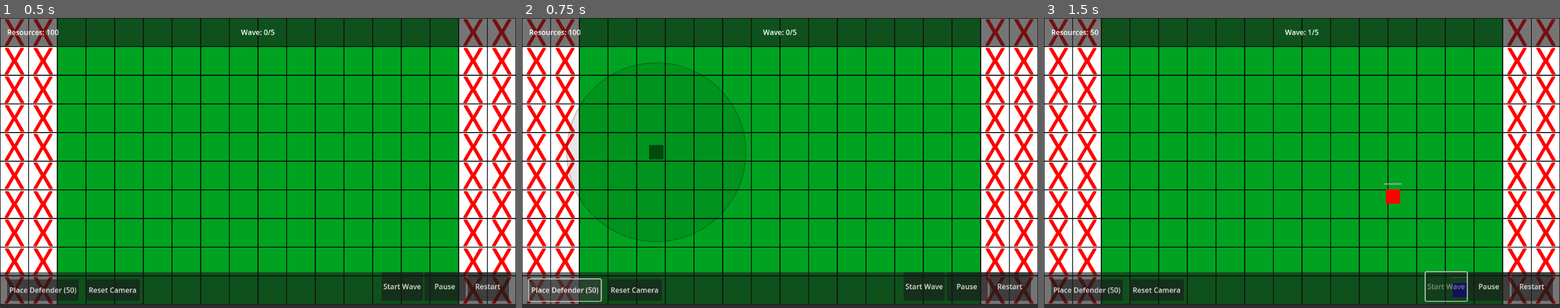
Above: before the commit, frames 1-3 (left to right).
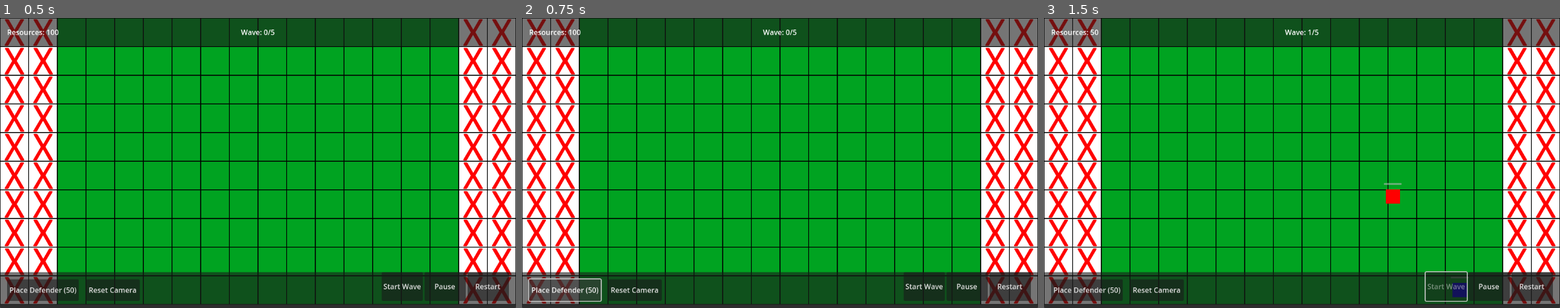
Above: after the commit, the same moments.

Repository: BerkZerker/Skyland-Defenders
Game: Godot game, scene res://scenes/game.tscn
Two runs of this game, one before a commit and one after it. Both use one fixed random seed, a clock stepped at 60 frames per second and the inputs below.
Inputs:
- Up to frame 1 (0.5 s): no input
- Up to frame 2 (0.75 s): click "Place Defender (50)" at 0.5 s
- Up to frame 3 (1.5 s): click "Start Wave" at 1.25 s

Frame 1 is identical in both runs. In frame 2, 0.9% of the frame differs, in the area x 8-44%, y 15-78%; in frame 3, nothing differs.

Commit message:
fixed placement

Diff:
--- a/scripts/game.gd
+++ b/scripts/game.gd
@@ -71,15 +71,12 @@
 		handle_touch(event)
 	elif event is InputEventScreenDrag:
 		handle_camera_pan(event)
-		# Update defender template position during drag
-		if defender_placement_manager.is_placing():
-			defender_placement_manager.update_template_position(event.position)
 
 func handle_touch(event: InputEventScreenTouch) -> void:
-	# For touch down (pressed), just update the template position
+	# For touch down (pressed), show the defender template
 	if event.pressed:
 		if defender_placement_manager.is_placing():
-			defender_placement_manager.update_template_position(event.position)
+			defender_placement_manager.show_defender_template(event.position)
 	# For touch up (released), try to place the defender
 	else:
 		# Only handle touch for placing a defender if we're already in placement mode
@@ -93,6 +90,9 @@
 	# Only allow camera panning when not placing a defender
 	if not defender_placement_manager.is_placing():
 		camera_controller.handle_camera_pan(event)
+	else:
+		# Update defender template position during drag
+		defender_placement_manager.update_template_position(event.position)
 
 # This function is called directly from the PlaceDefenderButton in the scene
 func start_defender_placement() -> void:
--- a/scripts/managers/defender_placement_manager.gd
+++ b/scripts/managers/defender_placement_manager.gd
@@ -35,7 +35,7 @@
 		get_tree().paused = false
 		print("DefenderPlacementManager: Unpaused game for defender placement")
 
-	# Create new defender template
+	# Create new defender template but don't add to scene yet
 	placing_defender = true
 
 	# Instantiate the defender scene
@@ -43,21 +43,27 @@
 	defender_template = defender_scene.instantiate()
 
 	if defender_template:
-		defender_template.modulate = Color(0, 1, 0, 0.5)  # Start with green
-
-		# Position the template at the center of the grid initially
-		var center_pos = Vector2(300, 300)  # Center of the grid
-		defender_template.position = center_pos
-
 		# Make sure attack radius is visible during placement
 		defender_template.show_attack_radius = true
 		defender_template.queue_redraw()
 
-		game.add_child(defender_template)
-		print("DefenderPlacementManager: Defender template created and added to scene")
+		print("DefenderPlacementManager: Defender template created but not added to scene yet")
 	else:
 		print("DefenderPlacementManager: Failed to instantiate defender scene")
 		placing_defender = false
+
+func show_defender_template(touch_pos: Vector2) -> void:
+	if placing_defender and defender_template:
+		# Add to scene if not already added
+		if not defender_template.is_inside_tree():
+			game.add_child(defender_template)
+			print("DefenderPlacementManager: Defender template added to scene")
+
+		# Make sure it's visible
+		defender_template.visible = true
+
+		# Update position and appearance
+		update_template_position(touch_pos)
 
 func update_template_position(touch_pos: Vector2) -> void:
 	if placing_defender and defender_template:
@@ -73,9 +79,9 @@
 
 		# Update template color based on valid placement
 		if grid_system.is_cell_valid_for_placement(grid_pos):
-			defender_template.modulate = Color(0, 1, 0, 0.5)  # Semi-transparent green
+			defender_template.modulate = Color(1, 1, 1, 0.5)  # Semi-transparent original texture
 		else:
-			defender_template.modulate = Color(1, 0, 0, 0.5)  # Semi-transparent red
+			defender_template.modulate = Color(1, 0.3, 0.3, 0.5)  # Red-tinted semi-transparent texture
 
 func try_place_defender(touch_position: Vector2, current_resources: int) -> int:
 	if not defender_template:
Not shown, changed: TODO.md
